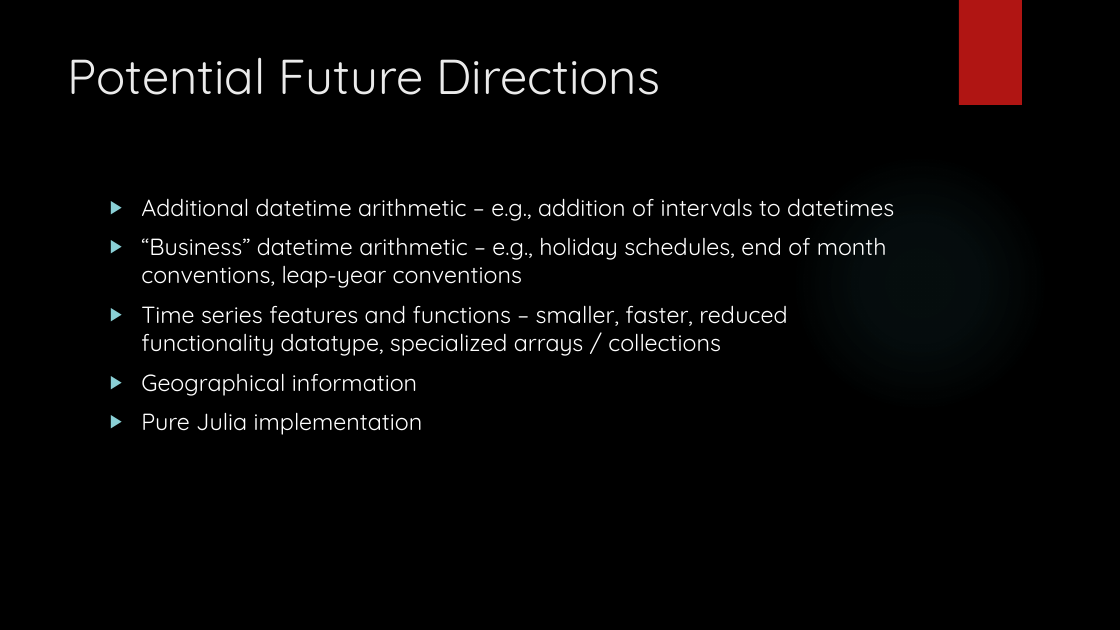
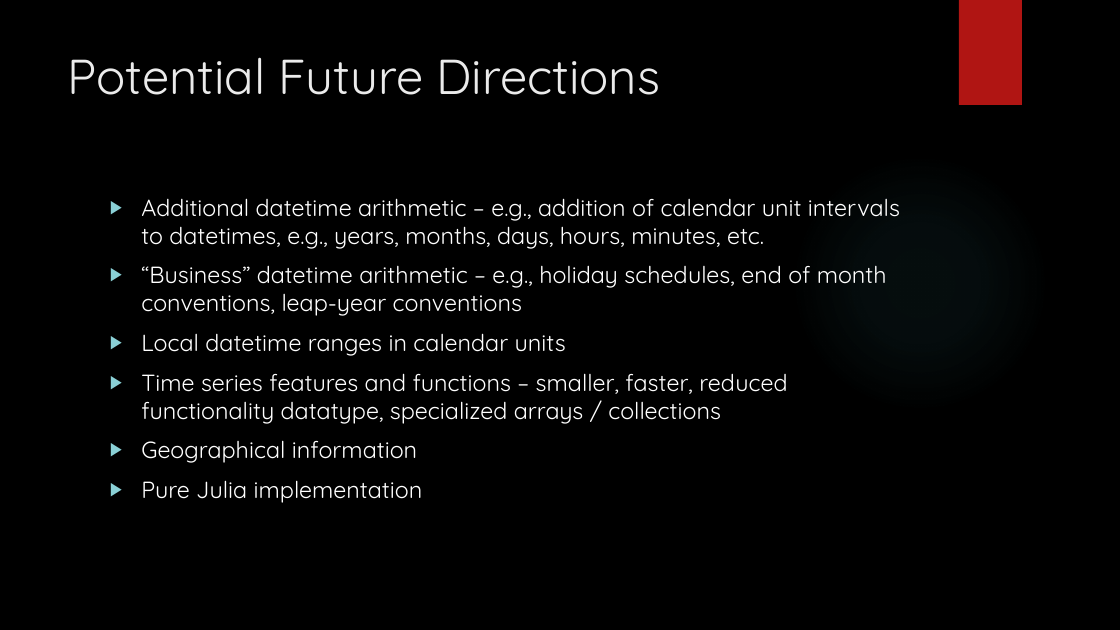
Before and after one commit to JayDweck/Ultimate-Datetime, a slide deck: slide 9 of Documents/JuliaCon 2019 Presentation.pptx. Drawn at 1120x630 pixels with LibreOffice and Linux fonts; fonts in the diff are those of the drawing; background and template pictures are left out. Boxes give left, top, right and bottom in pixels: in the first picture for what was removed or moved away, otherwise in the second. Text is boxed around its words. In the diff, an @@ line names an element or a change of style, - is before the commit and + after.

```diff
--- a/Documents/JuliaCon 2019 Presentation.pptx
+++ b/Documents/JuliaCon 2019 Presentation.pptx
@@ text at [141, 198, 900, 249]: text changed @@
-▶ Additional datetime arithmetic – e.g., addition of intervals to datetimes
+▶ Additional datetime arithmetic – e.g., addition of calendar unit intervals to datetimes, e.g., years, months, days, hours, minutes, etc.
@@ text at [141, 333, 566, 356]: paragraph added @@
+▶ Local datetime ranges in calendar units
```
Also in this commit, not shown: 1 other slide changed, 2 other files.
